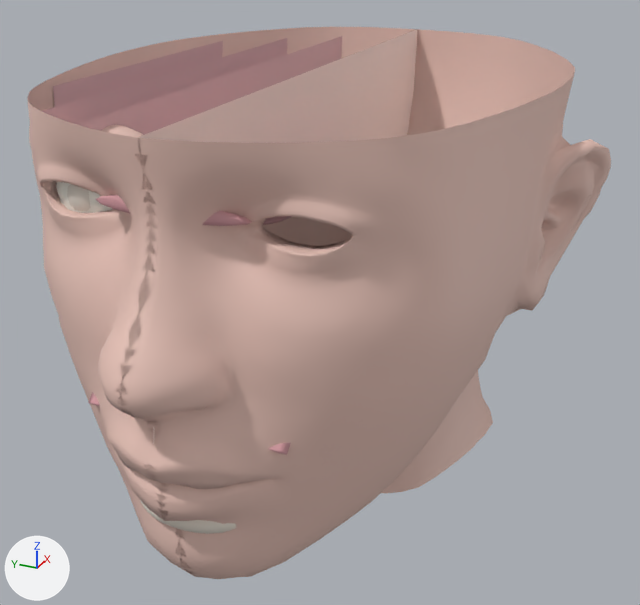
Before and after pictures for a commit that changed the glTF model tools/boca3d_demo/cara.glb.
Before and after are seen from a 50 mm camera at (-9.91, -5.06, 6.11) aimed at (1.09, -0.11, 0.61). The axes (+X, +Y, +Z) are drawn at lower left. The lights are the same throughout. The older version comes first. Where no turn or scale is listed for an object, it has been applied to the vertices. Vertices at exactly the same position are counted once.

Script lines for the objects in view, before the commit:
```python
ob_cabeza_cercana = bpy.data.objects.new('cabeza_cercana', me_cabeza_lejana_001)
ob_cabeza_cercana.location = (0.0, 0.0, 0.0)
ob_cabeza_lejana = bpy.data.objects.new('cabeza_lejana', me_cabeza_lejana)
ob_cabeza_lejana.location = (0.0, 0.0, 0.0)
ob_pared_lejana = bpy.data.objects.new('pared_lejana', me_pared_lejana)
ob_pared_lejana.location = (0.0, 0.0, 0.0)
ob_pared_lejana_2 = bpy.data.objects.new('pared_lejana_2', me_pared_lejana_2)
ob_pared_lejana_2.location = (0.0, 0.0, 0.0)
ob_techo_nasal = bpy.data.objects.new('techo_nasal', me_techo_nasal)
ob_techo_nasal.location = (0.0, 0.0, 0.0)
# also in view: 'pared_lejana_3' at (1.28, 2.8, 2.28); 'corte_craneo' at (1.29, 0.01, 0.73); 'mandibula_modelada' at (-1.41, 0.0, -0.62)
```
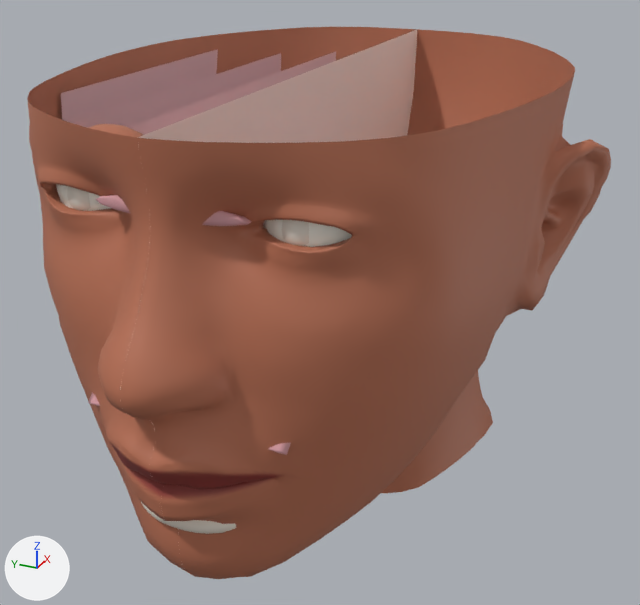
What differs and where, as boxes [x1, y1, x2, y2] in the pictures (640 x 605 px; the box of a moved part takes in the faces that stretch with it):
'cabeza_cercana', recoloured, reshaped (darker): before [116, 29, 611, 579]; after [121, 29, 611, 579]
'cabeza_lejana', recoloured, reshaped: before [27, 27, 422, 577]; after [27, 27, 418, 575]
'ojo_cercano', added: after [263, 220, 352, 247]
'iris_cercano', added: after [282, 220, 309, 246]
part 1 of me_cabeza_lejana, built on: before [31, 125, 200, 577]; after [31, 124, 164, 520]
part 2 of me_cabeza_lejana, deleted: before [408, 30, 422, 135]
part 3 of me_cabeza_lejana_001, built on: before [116, 140, 390, 575]; after [149, 159, 390, 528]
part 4 of me_pared_lejana, moved or reshaped: before [77, 36, 342, 135]; after [128, 52, 336, 135]
part 5 of me_pared_lejana_2, moved or reshaped: before [42, 38, 287, 124]; after [70, 53, 281, 128]

What changed in the scene script:
```text
Change mat_piel:
    where n0 = _N.new('ShaderNodeBsdfPrincipled'); n0.name = 'Principled BSDF'
    remove n0.inputs[0].default_value = (0.84, 0.57, 0.5, 1.0)  # 'Base Color', beige #ecc7bc
    add n2 = _N.new('ShaderNodeMix'); n2.name = 'Mix'
    add n2.data_type = 'RGBA'
    add n2.blend_type = 'MULTIPLY'
    add n2.inputs[0].default_value = 1.0  # 'Factor'
    add n2.inputs[7].default_value = (0.84, 0.57, 0.5, 1.0)  # 'B', beige #ecc7bc
    add n3 = _N.new('ShaderNodeVertexColor'); n3.name = 'Color Attribute'
    add _L.new(n2.outputs[2], n0.inputs[0])  # 'Result' to 'Base Color'
    add _L.new(n3.outputs[0], n2.inputs[6])  # 'Color' to 'A'
Change me_cabeza_lejana:
    remove me_cabeza_lejana.from_pydata(...)  # 2076 vertices, 3860 faces; spans x -3.61..5.51, y -0.08..3.87, z -2.55..4.0
    add me_cabeza_lejana.from_pydata(...)  # 2385 vertices, 4554 faces; spans x -3.61..5.51, y 0.0..3.87, z -2.55..4.0
    me_cabeza_lejana part 1: 288 vertices moved from x -3.25..-1.7, y -0.08..2.05, z -0.46..3.72 to x -3.26..-1.7, y 0.0..2.05, z -0.48..3.7; 96 vertices removed from x -3.59..0.57, y -0.08..1.69, z -2.55..4.0; 504 vertices added at x -3.25..-2.36, y 0.0..1.69, z -0.49..3.37
    me_cabeza_lejana part 2: 15 vertices removed from x 4.19..5.51, y -0.08, z -2.55..4.0
    other edits to the shape of me_cabeza_lejana do not show in these pictures
Change me_cabeza_lejana_001:
    remove me_cabeza_lejana_001.from_pydata(...)  # 2076 vertices, 3860 faces; spans x -3.61..5.51, y -3.87..0.08, z -2.55..4.0
    add me_cabeza_lejana_001.from_pydata(...)  # 2385 vertices, 4554 faces; spans x -3.61..5.51, y -3.87..0.0, z -2.55..4.0
    me_cabeza_lejana_001 part 3: 288 vertices moved from x -3.25..-1.7, y -2.05..0.08, z -0.46..3.72 to x -3.26..-1.7, y -2.05..0.0, z -0.48..3.7; 96 vertices removed from x -3.59..0.57, y -1.69..0.08, z -2.55..4.0; 504 vertices added at x -3.25..-2.36, y -1.69..0.0, z -0.49..3.37
    other edits to the shape of me_cabeza_lejana_001 do not show in these pictures
Change me_pared_lejana:
    remove me_pared_lejana.from_pydata(...)  # 82 vertices, 80 faces; spans x -2.42..5.19, y 1.3, z -2.4..3.85
    add me_pared_lejana.from_pydata(...)  # 82 vertices, 80 faces; spans x -2.16..4.92, y 1.3, z -2.18..3.63
    me_pared_lejana part 4: 82 vertices removed from x -2.42..5.19, y 1.3, z -2.4..3.85; 82 vertices added at x -2.16..4.92, y 1.3, z -2.18..3.63
Change me_pared_lejana_2:
    remove me_pared_lejana_2.from_pydata(...)  # 82 vertices, 80 faces; spans x -2.0..4.6, y 2.1, z -2.4..3.85
    add me_pared_lejana_2.from_pydata(...)  # 82 vertices, 80 faces; spans x -1.78..4.35, y 2.1, z -2.18..3.63
    me_pared_lejana_2 part 5: 82 vertices removed from x -2.0..4.6, y 2.1, z -2.4..3.85; 82 vertices added at x -1.78..4.35, y 2.1, z -2.18..3.63
Add ob_iris_cercano:
    ob_iris_cercano = bpy.data.objects.new('iris_cercano', me_sphere_025)  # a UV sphere (16 segments, 8 rings, poles along z) spanning x -2.329..-1.889, y -1.624..-1.084, z 2.758..3.298; in mat_hueso (white #ebe2d6)
    ob_iris_cercano.location = (0.0, 0.0, 0.0)
Add ob_ojo_cercano:
    ob_ojo_cercano = bpy.data.objects.new('ojo_cercano', me_sphere_024)  # a UV sphere (20 segments, 10 rings, poles along z) spanning x -2.309..-1.069, y -1.974..-0.734, z 2.408..3.648; in mat_esmalte (white #f9f6eb)
    ob_ojo_cercano.location = (0.0, 0.0, 0.0)
```
